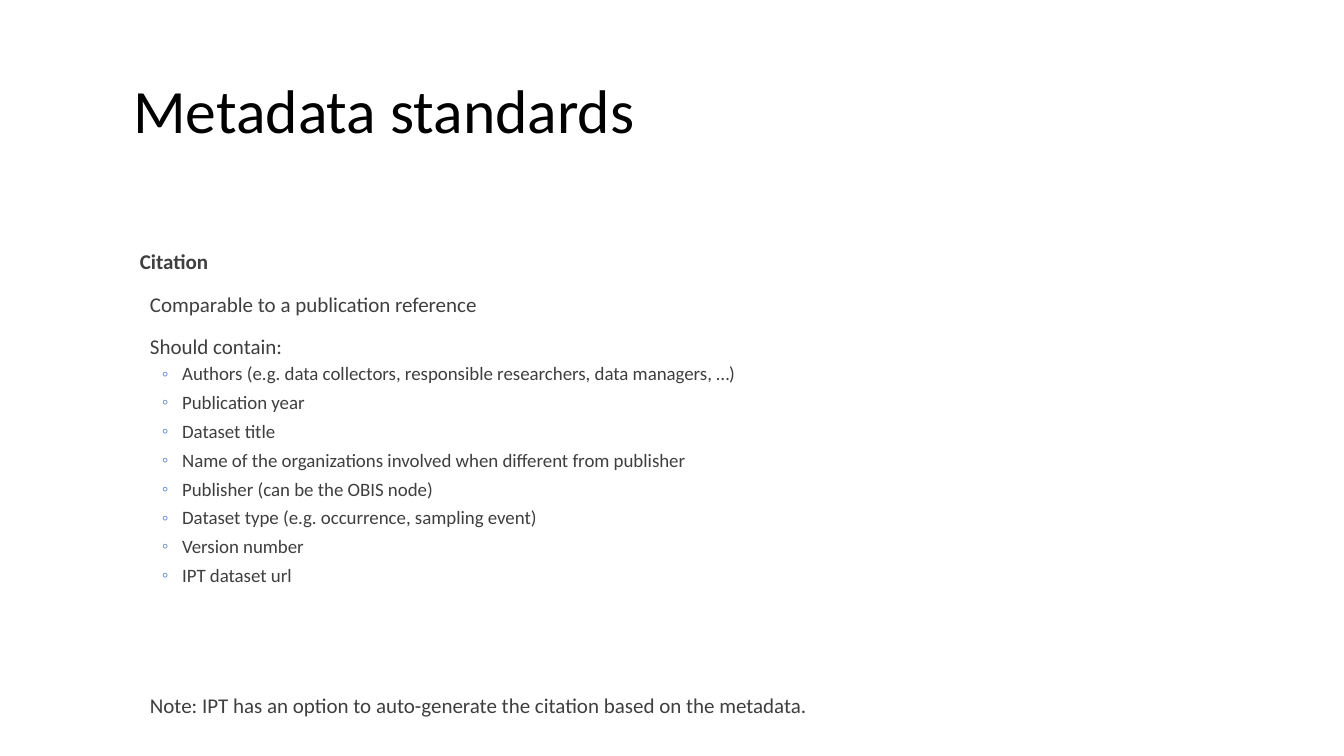
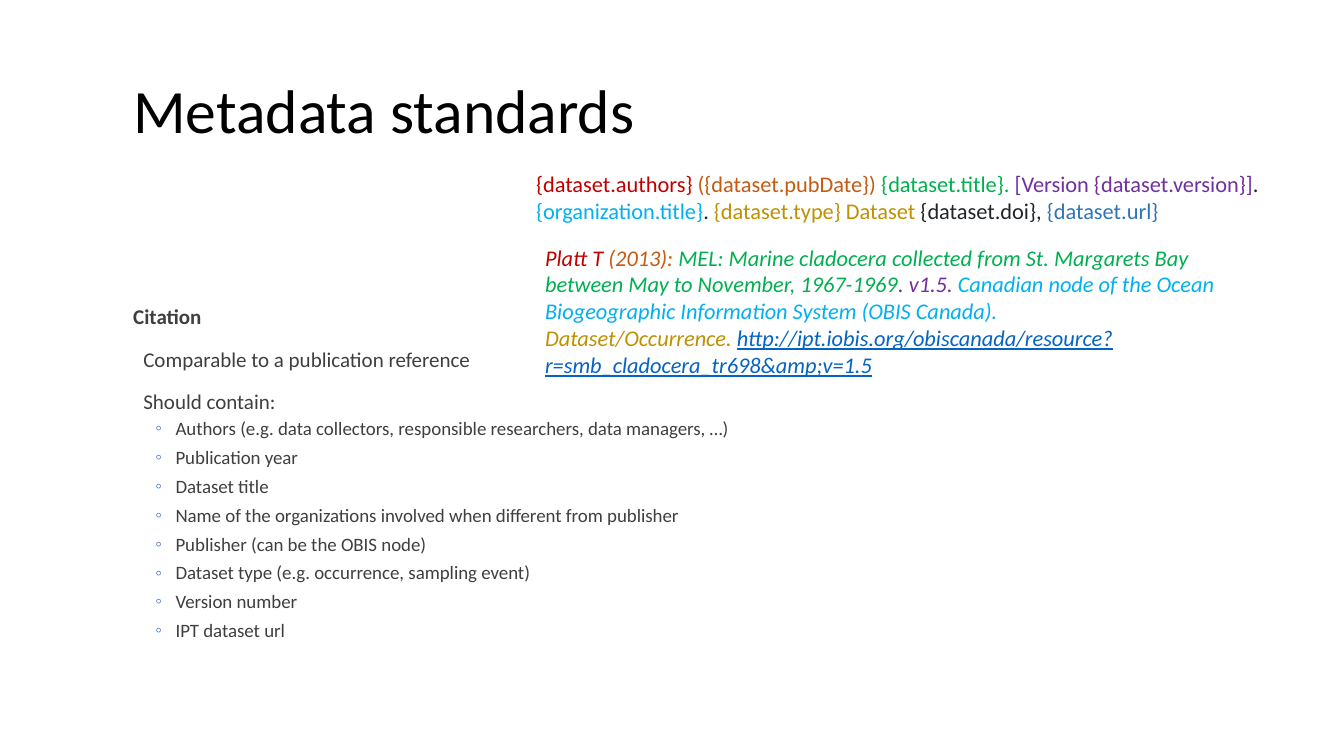
Before and after one commit to ocean-tracking-network/obis-workshop, a slide deck: slide 7 of 04 -EML standards.pptx. Drawn at 1344x756 pixels with LibreOffice and Linux fonts; fonts in the diff are those of the drawing; background and template pictures are left out. Boxes give left, top, right and bottom in pixels: in the first picture for what was removed or moved away, otherwise in the second. Text is boxed around its words. In the diff, an @@ line names an element or a change of style, - is before the commit and + after.

```diff
--- a/04 -EML standards.pptx
+++ b/04 -EML standards.pptx
@@ text added at (536, 175, 1259, 223), 16 pt, text #7030A0 @@
+{dataset.authors} ({dataset.pubDate}) {dataset.title}. [Version {dataset.version}]. {organization.title}. {dataset.type} Dataset {dataset.doi}, {dataset.url}
@@ text added at (545, 250, 1214, 377), 16 pt, text #00B050, italic @@
+Platt T (2013): MEL: Marine cladocera collected from St. Margarets Bay between May to November, 1967-1969. v1.5. Canadian node of the Ocean Biogeographic Information System (OBIS Canada). Dataset/Occurrence. http://ipt.iobis.org/obiscanada/resource?r=smb_cladocera_tr698&amp;v=1.5
@@ text "Citation": place and size @@
-text "Citation" at (140, 254, 806, 717)
+text "Citation" at (133, 309, 705, 637)
@@ text at (150, 698, 806, 717): paragraph removed @@
-  Note: IPT has an option to auto-generate the citation based on the metadata.
```
Also in this commit, not shown: 3 other slides changed.
